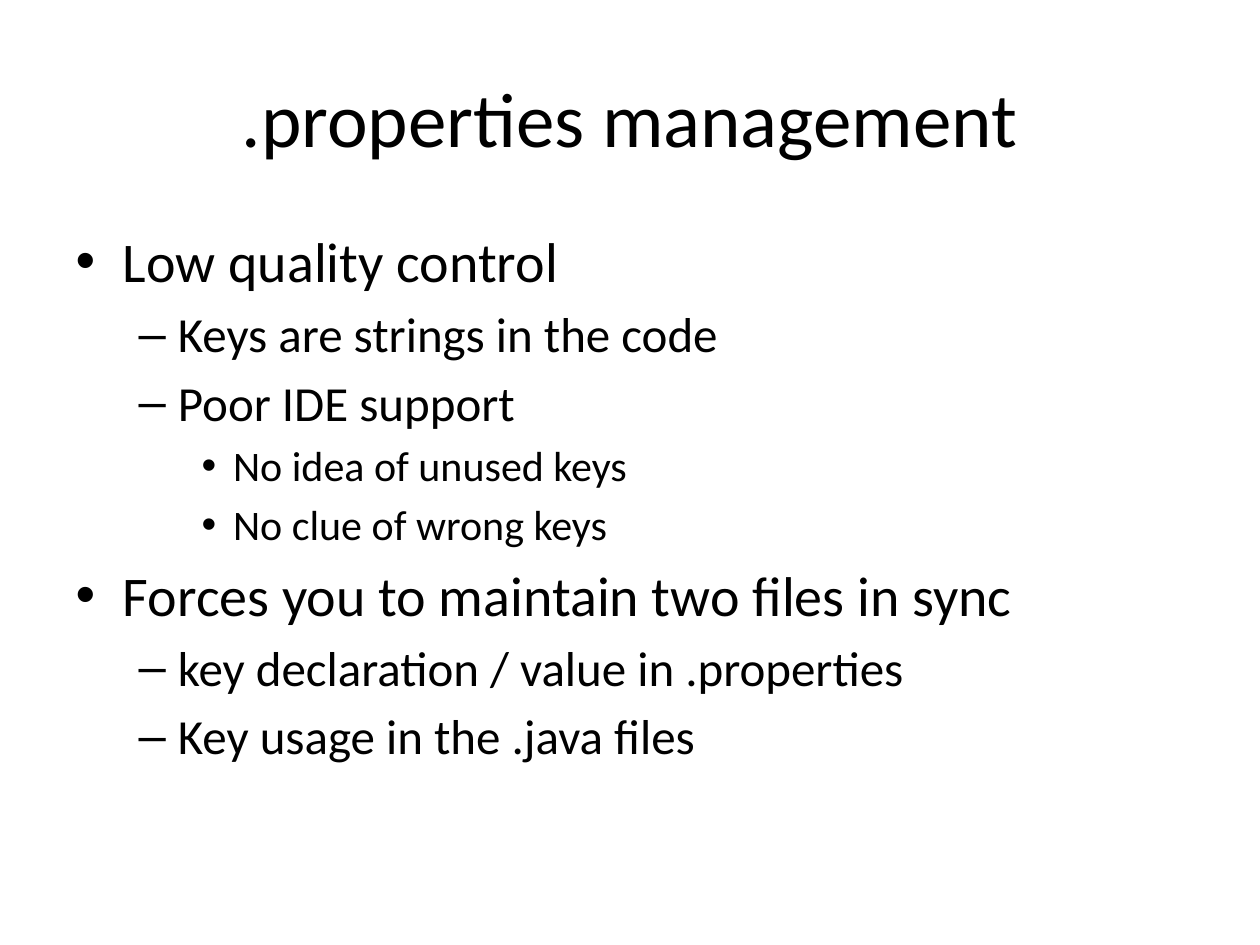
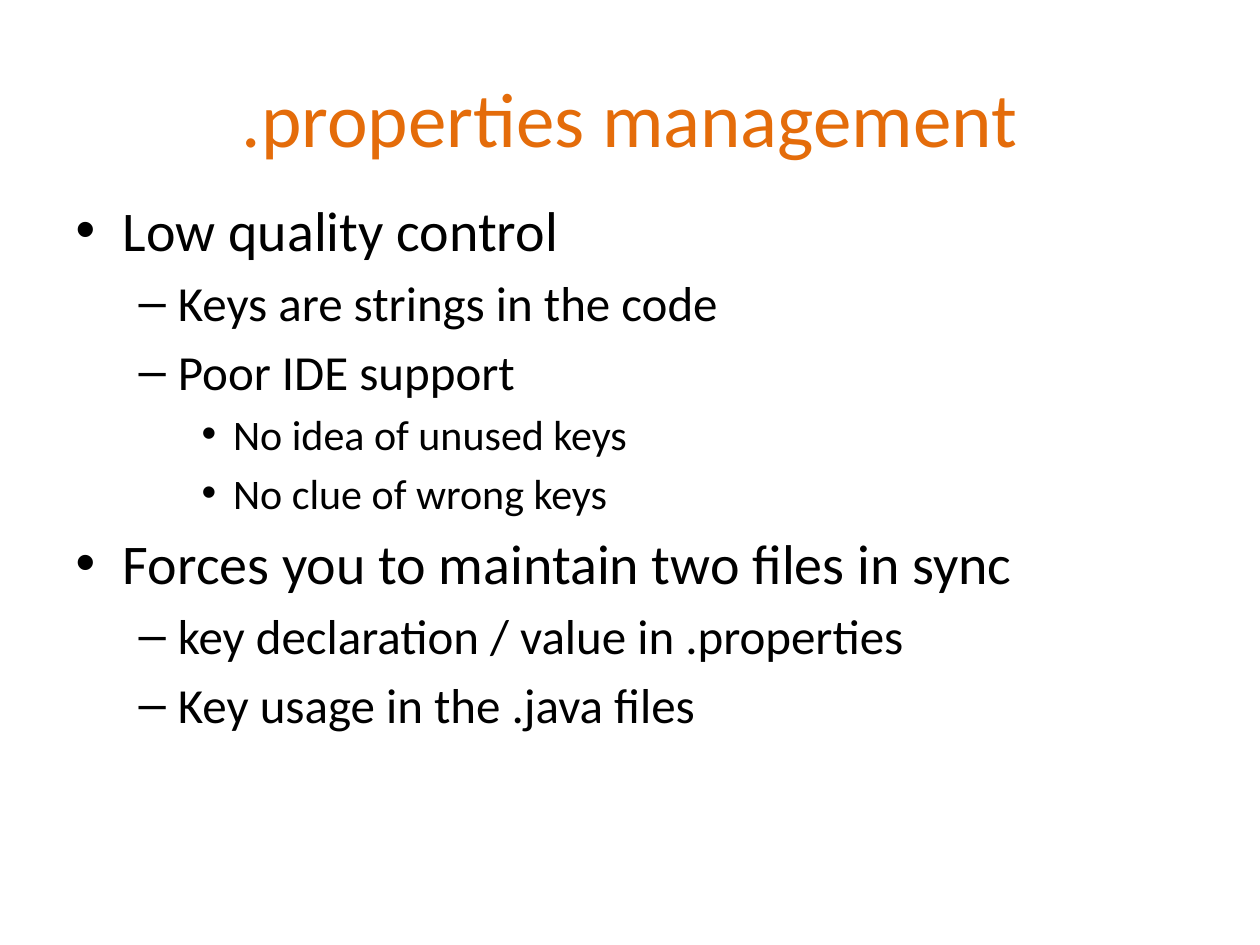
Before and after one commit to dbaeli/ez18n, a slide deck: slide 12 of ez18n-slides/javaone-2012/ez18n_javaone2012.pptx (slide 11 before the commit). Drawn at 1260x945 pixels with LibreOffice and Linux fonts; fonts in the diff are those of the drawing; background and template pictures are left out. Boxes give left, top, right and bottom in pixels: in the first picture for what was removed or moved away, otherwise in the second. Text is boxed around its words. In the diff, an @@ line names an element or a change of style, - is before the commit and + after.

```diff
--- a/ez18n-slides/javaone-2012/ez18n_javaone2012.pptx
+++ b/ez18n-slides/javaone-2012/ez18n_javaone2012.pptx
@@ title ".properties management" at box(242, 93, 1017, 161): text colour #000000 to #E46C0A @@
@@ text "Low quality control": place and size @@
-text "Low quality control" at box(123, 243, 1011, 763)
+text "Low quality control" at box(123, 212, 1011, 732)
```
Also in this commit, not shown: 15 other slides changed, 5 slides added, 2 other files.
